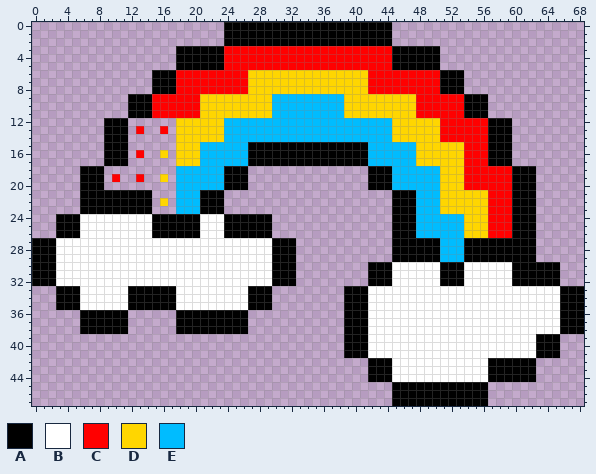
Sprite sheet, stored at canvas.png. This is how it looked before the edit.
The file is 69x48 pixels.
Palette (. is transparent): A #000000  B #ffffff  C #ff0000  D #ffd600  E #00bcff
Pixels before (only the part around the change), first column x 2:
 7 .............AAACCCCCCCCCDDDD
 8 .............AAACCCCCCCCCDDDD
 9 ..........AAACCCCCCDDDDDDDDDE
10 ..........AAACCCCCCDDDDDDDDDE
11 ..........AAACCCCCCDDDDDDDDDE
12 .......AAA......DDDDDDEEEEEEE
13 .......AAA.C..C.DDDDDDEEEEEEE
14 .......AAA......DDDDDDEEEEEEE
15 .......AAA......DDDEEEEEEAAAA
16 .......AAA.C..D.DDDEEEEEEAAAA
17 .......AAA......DDDEEEEEEAAAA
18 ....AAA.........EEEEEEAAA....
19 ....AAA.C..C..D.EEEEEEAAA....
20 ....AAA.........EEEEEEAAA....
21 ....AAAAAAAAA...EEEAAA.......
22 ....AAAAAAAAA.D.EEEAAA.......
23 ....AAAAAAAAA...EEEAAA.......
24 .AAABBBBBBBBBAAAAAABBBAAAAAA.
25 .AAABBBBBBBBBAAAAAABBBAAAAAA.
26 .AAABBBBBBBBBAAAAAABBBAAAAAA.
27 ABBBBBBBBBBBBBBBBBBBBBBBBBBBA
After the commit:
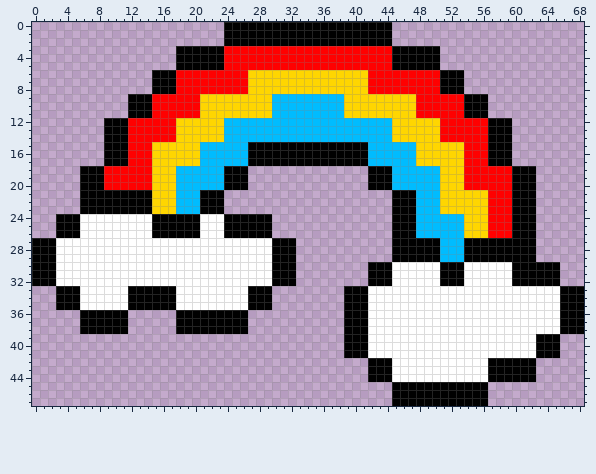
From old to new:
Colour C is added in row 12 at x 12 to 17; in row 13 at x 12, 14 to 15 and 17; in row 14 at x 12 to 17; in row 15 at x 12 to 14; in row 16 at x 12 and 14; in row 17 at x 12 to 14.
Colour C is added in row 18 at x 9 to 14; in row 19 at x 9, 11 to 12 and 14; in row 20 at x 9 to 14.
Colour D is added in row 15 at x 15 to 17; in row 16 at x 15 and 17; in rows 17 to 18 at x 15 to 17; in row 19 at x 15 and 17; in rows 20 to 21 at x 15 to 17; in row 22 at x 15 and 17.
Colour D is added in row 23 at x 15 to 17.
Boxes around the changes in both pictures, in picture pixels (x1, y1, x2, y2):
added: (104, 118, 176, 214)
